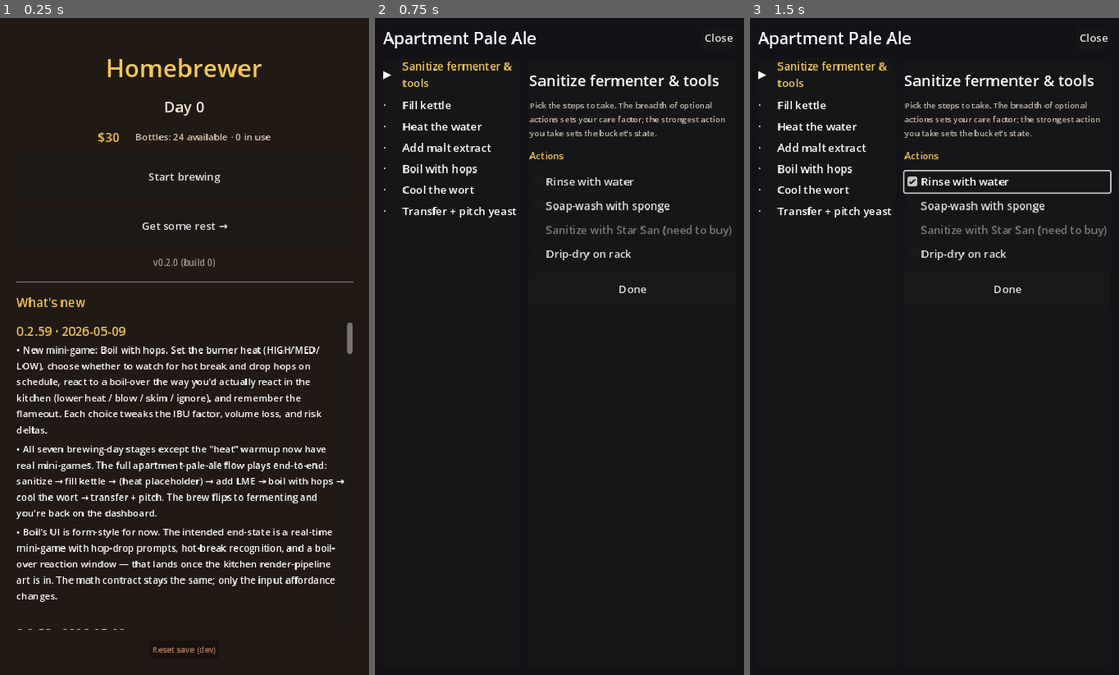
Above: before the commit, frames 1-3 (left to right).
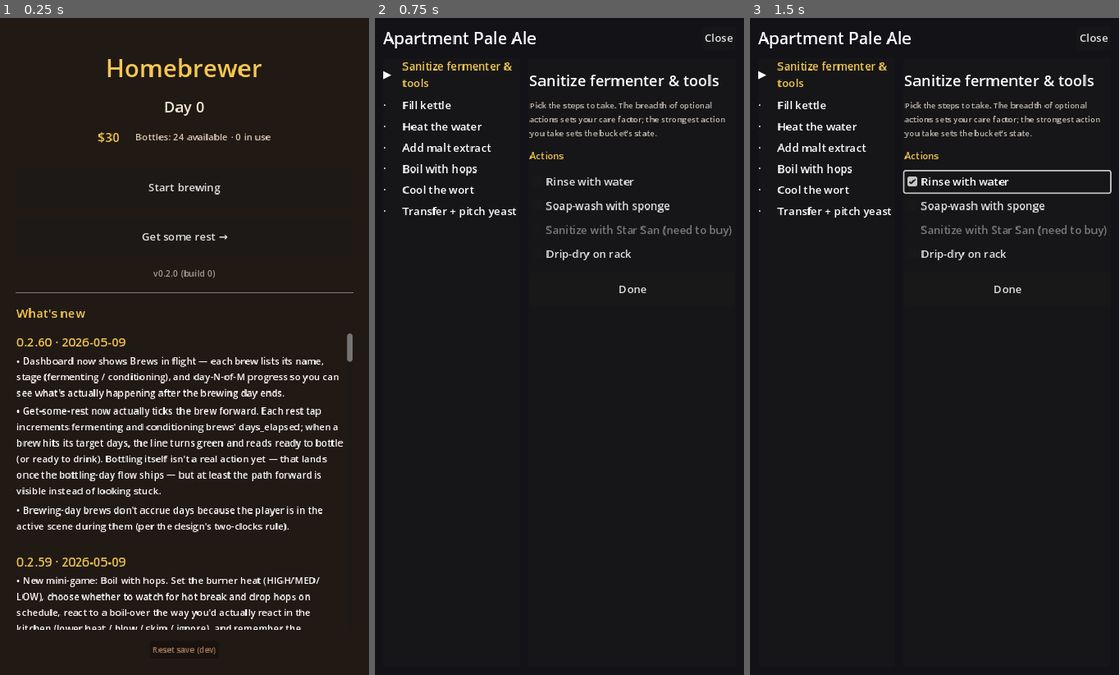
Above: after the commit, the same moments.

Repository: Shadaeiou/homebrewer
Game: Godot game, scene res://scenes/main.tscn
Same seed, same stepped clock (60 frames per second), same inputs: the game is played once before the commit and once after it.
Inputs:
- Up to frame 1 (0.25 s): no input
- Up to frame 2 (0.75 s): click "Start brewing" at 0.5 s
- Up to frame 3 (1.5 s): click "Start brewing" at 1.25 s

The runs differ from the first frame. In frame 1, 13% of the frame differs, in the area x 4-96%, y 23-94%; in frame 2, nothing differs; in frame 3, nothing differs.

Commit message:
Dashboard "Brews in flight" + day-rest fermentation tick
Bridges the post-brew gap until the full Step 10 (fermentation rhythm
+ Phone overlay) lands. After completing the brewing day, the brew
went to FERMENTING and the dashboard showed nothing about it; the
fermenter was occupied permanently with no visible path forward.

systems/game_state.gd
  _on_day_advanced now ticks days_elapsed_in_stage for every brew
  whose stage is FERMENTING or BOTTLED_CONDITIONING. Brewing-day
  brews don't tick — per 4.1's two-clocks rule, the player is in
  the active scene during brewing day, so day_clock doesn't move
  for them.

scenes/dashboard.tscn / scripts/dashboard.gd
  + BrewsHeader (gold "Brews in flight" label, hidden when empty)
    and BrewsList container, sitting between the stats row and
    Start-brewing button.
  Each brew renders a two-line row: display_name + status. Status
  text:
    Fermenting · day N of M       (in progress)
    Fermenting · ready to bottle (day N of M)   (elapsed ≥ ferm_days)
    Conditioning · day N of M
    Conditioning · ready to drink (day N of M)
  Ready states paint green; in-progress paints muted-tan.

  No bottling action yet — that's mini-games #8 + #9 (bottle fill,
  cap bottles) plus the bottling-day scene in step 9. The "ready
  to bottle" label is a marker, not a button.

tools/screenshot_harness.gd
  + main_with_brew.png — synthesizes a Day-3 fermenting APA brew
    before mounting Main, captures the dashboard with the bridge
    section populated. Verifies "Apartment Pale Ale · Fermenting ·
    day 3 of 5" + the "No fermenter available — bottle a brew first"
    hint compose correctly.

tests/sim/test_game_state_helpers.gd
  + 3 tests / 4 asserts: fermenting brew accrues +1 per rest;
    brewing-day brew does NOT accrue (still in active scene); a
    conditioning brew accrues normally.

112/112 tests, 342 asserts. changelog 0.2.60.

Note re: terminology — what's currently in scenes/minigames/ is form-
style placeholders that satisfy the Outcome contract but aren't yet
true mini-games (no gestural / timing / drag-and-drop interaction).
The real-time mini-game shape lands once the kitchen render-pipeline
art ships and the input affordance can swap from radios to physical
object interaction. The math contract (actual / care / risk / xp /
journal / skill_snapshot) stays the same across that swap.

Diff:
--- a/godot/data/changelog.json
+++ b/godot/data/changelog.json
@@ -1,4 +1,13 @@
 [
+  {
+    "version": "0.2.60",
+    "date": "2026-05-09",
+    "bullets": [
+      "Dashboard now shows Brews in flight — each brew lists its name, stage (fermenting / conditioning), and day-N-of-M progress so you can see what's actually happening after the brewing day ends.",
+      "Get-some-rest now actually ticks the brew forward. Each rest tap increments fermenting and conditioning brews' days_elapsed; when a brew hits its target days, the line turns green and reads ready to bottle (or ready to drink). Bottling itself isn't a real action yet — that lands once the bottling-day flow ships — but at least the path forward is visible instead of looking stuck.",
+      "Brewing-day brews don't accrue days because the player is in the active scene during them (per the design's two-clocks rule)."
+    ]
+  },
   {
     "version": "0.2.59",
     "date": "2026-05-09",
--- a/godot/scenes/dashboard.tscn
+++ b/godot/scenes/dashboard.tscn
@@ -69,6 +69,19 @@
 theme_override_colors/font_color = Color(0.85, 0.78, 0.70, 1)
 theme_override_font_sizes/font_size = 14
 text = "Bottles: 24 available · 0 in use"
+
+[node name="BrewsHeader" type="Label" parent="Margin/Body"]
+unique_name_in_owner = true
+layout_mode = 2
+visible = false
+text = "Brews in flight"
+theme_override_colors/font_color = Color(0.96, 0.78, 0.32, 1)
+theme_override_font_sizes/font_size = 14
+
+[node name="BrewsList" type="VBoxContainer" parent="Margin/Body"]
+unique_name_in_owner = true
+layout_mode = 2
+theme_override_constants/separation = 4
 
 [node name="StartBrewingButton" type="Button" parent="Margin/Body"]
 unique_name_in_owner = true
--- a/godot/scripts/dashboard.gd
+++ b/godot/scripts/dashboard.gd
@@ -22,6 +22,8 @@
 @onready var cash_label: Label = %CashLabel
 @onready var bottles_label: Label = %BottlesLabel
 @onready var rest_button: Button = %RestButton
+@onready var brews_header: Label = %BrewsHeader
+@onready var brews_list: VBoxContainer = %BrewsList
 @onready var start_brewing_button: Button = %StartBrewingButton
 @onready var start_brewing_hint: Label = %StartBrewingHint
 @onready var version_label: Label = %VersionLabel
@@ -77,7 +79,76 @@
 		int(bottles.get("available", 0)),
 		int(bottles.get("in_use", 0)),
 	]
+	_render_brews_in_flight()
 	_render_start_brewing()
+
+func _render_brews_in_flight() -> void:
+	for child in brews_list.get_children():
+		child.queue_free()
+	var brews: Array = GameState.data.get("brews_in_flight", [])
+	if brews.is_empty():
+		brews_header.visible = false
+		return
+	brews_header.visible = true
+	for brew in brews:
+		brews_list.add_child(_brew_row(brew))
+
+func _brew_row(brew: Dictionary) -> Control:
+	# Bridge UI for the post-brew gap: per Appendix B the dashboard will
+	# eventually surface a daily checklist with "Check fermenter" perception
+	# entries, ambient morning summary, anomaly cues, etc. Until that
+	# fermentation rhythm lands (step 10), at least show the brew exists
+	# and where it is in its arc.
+	var stage: String = String(brew.get("stage", ""))
+	var snapshot: Dictionary = brew.get("recipe_snapshot", {})
+	var name: String = String(snapshot.get("display_name", brew.get("recipe_id", "Brew")))
+	var elapsed: int = int(brew.get("days_elapsed_in_stage", 0))
+
+	var row := PanelContainer.new()
+	var inner := VBoxContainer.new()
+	inner.add_theme_constant_override("separation", 2)
+	row.add_child(inner)
+
+	var title := Label.new()
+	title.text = name
+	title.add_theme_font_size_override("font_size", 14)
+	title.add_theme_color_override("font_color", Color(0.95, 0.91, 0.84))
+	inner.add_child(title)
+
+	var status := Label.new()
+	status.text = _stage_status_text(stage, elapsed, snapshot)
+	status.add_theme_font_size_override("font_size", 12)
+	status.add_theme_color_override("font_color", _stage_status_color(stage, elapsed, snapshot))
+	inner.add_child(status)
+	return row
+
+func _stage_status_text(stage: String, elapsed: int, snapshot: Dictionary) -> String:
+	match stage:
+		BrewState.STAGE_BREWING_DAY:
+			return "Brewing day in progress"
+		BrewState.STAGE_FERMENTING:
+			var ferm_days: int = int(snapshot.get("fermentation_days", 5))
+			if elapsed >= ferm_days:
+				return "Fermenting · ready to bottle (day %d of %d)" % [elapsed, ferm_days]
+			return "Fermenting · day %d of %d" % [elapsed, ferm_days]
+		BrewState.STAGE_BOTTLED_CONDITIONING:
+			var cond_days: int = int(snapshot.get("condition_days", 14))
+			if elapsed >= cond_days:
+				return "Conditioning · ready to drink (day %d of %d)" % [elapsed, cond_days]
+			return "Conditioning · day %d of %d" % [elapsed, cond_days]
+		_:
+			return stage
+
+func _stage_status_color(stage: String, elapsed: int, snapshot: Dictionary) -> Color:
+	if stage == BrewState.STAGE_FERMENTING:
+		var ferm_days: int = int(snapshot.get("fermentation_days", 5))
+		if elapsed >= ferm_days:
+			return Color(0.55, 0.90, 0.55)  # green — ready
+	if stage == BrewState.STAGE_BOTTLED_CONDITIONING:
+		var cond_days: int = int(snapshot.get("condition_days", 14))
+		if elapsed >= cond_days:
+			return Color(0.55, 0.90, 0.55)
+	return Color(0.78, 0.74, 0.70)
 
 func _render_start_brewing() -> void:
 	var issues: Array = GameState.start_brewing_issues(STARTER_RECIPE_ID)
--- a/godot/systems/game_state.gd
+++ b/godot/systems/game_state.gd
@@ -249,4 +249,12 @@
 	# SaveService.save_now writes with the new day_clock baked in.
 	if data.has("player_meta"):
 		data["player_meta"]["day_clock"] = new_day
+	# Tick days_elapsed_in_stage for each in-flight brew. Per 4.1: only
+	# day_clock moves time forward for fermentation/conditioning; brewing-day
+	# and bottling-day stages don't accrue days_elapsed because the player
+	# is actively in the scene during those.
+	for brew in data.get("brews_in_flight", []):
+		var stage: String = String(brew.get("stage", ""))
+		if stage == BrewState.STAGE_FERMENTING or stage == BrewState.STAGE_BOTTLED_CONDITIONING:
+			brew["days_elapsed_in_stage"] = int(brew.get("days_elapsed_in_stage", 0)) + 1
 	day_advanced.emit(new_day)
--- a/godot/tests/sim/test_game_state_helpers.gd
+++ b/godot/tests/sim/test_game_state_helpers.gd
@@ -52,6 +52,40 @@
 	var joined := " ".join(issues.map(func(s): return String(s)))
 	assert_string_contains(joined, "fermenter")
 
+func test_day_advance_ticks_fermenting_brew_days_elapsed() -> void:
+	# Per 4.1: only fermentation/conditioning brews accrue days_elapsed
+	# (the player is in the active scene during brewing-day).
+	var fermenting := BrewState.make_new("b1", "apartment_pale_ale", {}, 0, 1)
+	fermenting["stage"] = BrewState.STAGE_FERMENTING
+	GameState.data["brews_in_flight"].append(fermenting)
+	# Reset day_clock to a known baseline (avoid leftover state from other tests).
+	TimeService.day_clock = 0
+	GameState.data["player_meta"]["day_clock"] = 0
+	GameState._on_day_advanced(1)
+	assert_eq(int(GameState.data["brews_in_flight"][0]["days_elapsed_in_stage"]), 1)
+	GameState._on_day_advanced(2)
+	GameState._on_day_advanced(3)
+	assert_eq(int(GameState.data["brews_in_flight"][0]["days_elapsed_in_stage"]), 3)
+
+func test_day_advance_does_not_tick_brewing_day_brews() -> void:
+	# Brewing-day brews don't accrue days_elapsed — the player is in the
+	# active scene while it runs; days_elapsed only matters for passive
+	# fermentation / conditioning rhythm.
+	var brewing := BrewState.make_new("b1", "apartment_pale_ale", {}, 0, 1)
+	# stage defaults to STAGE_BREWING_DAY
+	GameState.data["brews_in_flight"].append(brewing)
+	GameState._on_day_advanced(1)
+	GameState._on_day_advanced(2)
+	assert_eq(int(GameState.data["brews_in_flight"][0]["days_elapsed_in_stage"]), 0)
+
+func test_day_advance_ticks_conditioning_brew_days_elapsed() -> void:
+	var conditioning := BrewState.make_new("b1", "apartment_pale_ale", {}, 0, 1)
+	conditioning["stage"] = BrewState.STAGE_BOTTLED_CONDITIONING
+	GameState.data["brews_in_flight"].append(conditioning)
+	GameState._on_day_advanced(1)
+	GameState._on_day_advanced(2)
+	assert_eq(int(GameState.data["brews_in_flight"][0]["days_elapsed_in_stage"]), 2)
+
 func test_make_brew_id_unique_within_test() -> void:
 	# Time.get_ticks_msec advances monotonically; consecutive calls in the
 	# same frame may return the same value, so we just check non-empty +
--- a/godot/tools/screenshot_harness.gd
+++ b/godot/tools/screenshot_harness.gd
@@ -13,6 +13,8 @@
 
 const SCENES := [
 	{"name": "main", "path": "res://scenes/main.tscn", "frames": 5},
+	{"name": "main_with_brew", "path": "res://scenes/main.tscn", "frames": 5,
+		"synthetic_brew": {"stage": "fermenting", "days_elapsed_in_stage": 3}},
 	{"name": "brewing_day", "path": "res://scenes/brewing_day.tscn", "frames": 5},
 	{"name": "brewing_day_fill_kettle", "path": "res://scenes/brewing_day.tscn",
 		"frames": 5, "props": {"initial_stage_index": 1}},
@@ -38,6 +40,29 @@
 	for spec in SCENES:
 		await _capture(spec)
 	quit()
+
+func _inject_synthetic_brew(spec: Dictionary) -> void:
+	# Make sure GameState is reset to a fresh career so the recipe knowledge
+	# + equipment seeds are present, then push a synthetic brew with the
+	# requested stage / elapsed values.
+	var GameStateNode = root.get_node_or_null("GameState")
+	if GameStateNode == null:
+		return
+	GameStateNode.reset_to_new_career()
+	var brew := {
+		"brew_id": "synthetic_1",
+		"recipe_id": "apartment_pale_ale",
+		"recipe_snapshot": load("res://data/recipes/apartment_pale_ale.tres").to_snapshot(),
+		"stage": String(spec.get("stage", "fermenting")),
+		"stage_started_day": 0,
+		"days_elapsed_in_stage": int(spec.get("days_elapsed_in_stage", 0)),
+		"outcomes": {},
+		"risk_profile": {},
+		"equipment_used": [],
+		"anomalies": [],
+		"rng_state": 1,
+	}
+	GameStateNode.data["brews_in_flight"].append(brew)
 
 func _bootstrap_autoloads() -> void:
 	var autoloads := [
@@ -70,6 +95,12 @@
 		push_error("Could not load scene: %s" % path)
 		return
 
+	# Pre-mount: optionally inject a synthetic brew into GameState so the
+	# dashboard "Brews in flight" section has something to render.
+	var synthetic: Dictionary = spec.get("synthetic_brew", {})
+	if not synthetic.is_empty():
+		_inject_synthetic_brew(synthetic)
+
 	var instance: Node = packed.instantiate()
 	# Apply pre-_ready props so the scene wakes up with the harness's setup.
 	var props: Dictionary = spec.get("props", {})
